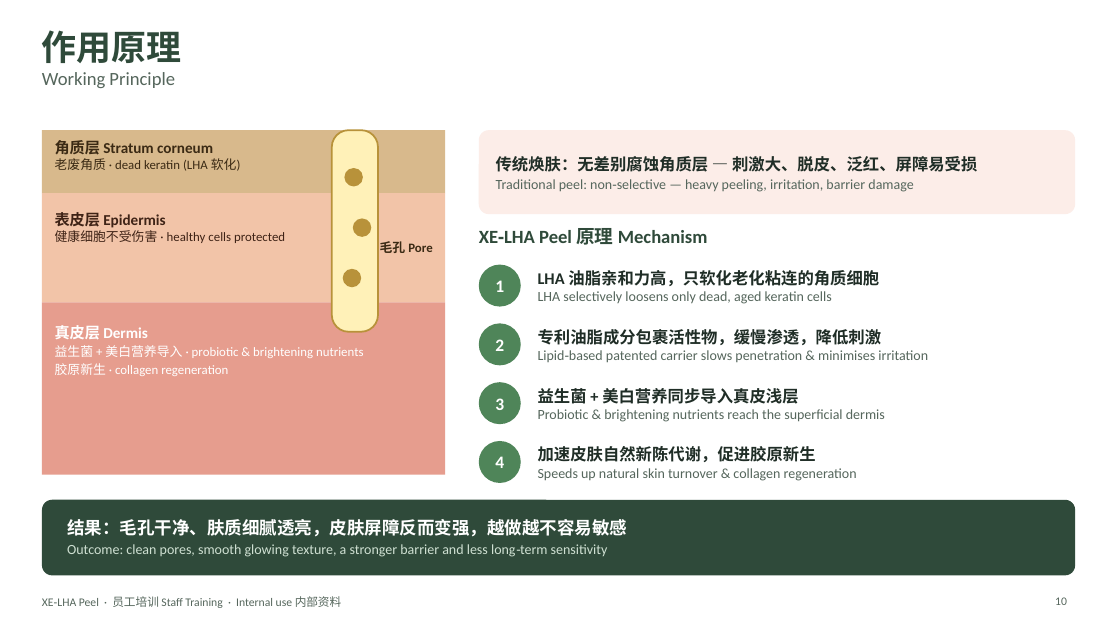
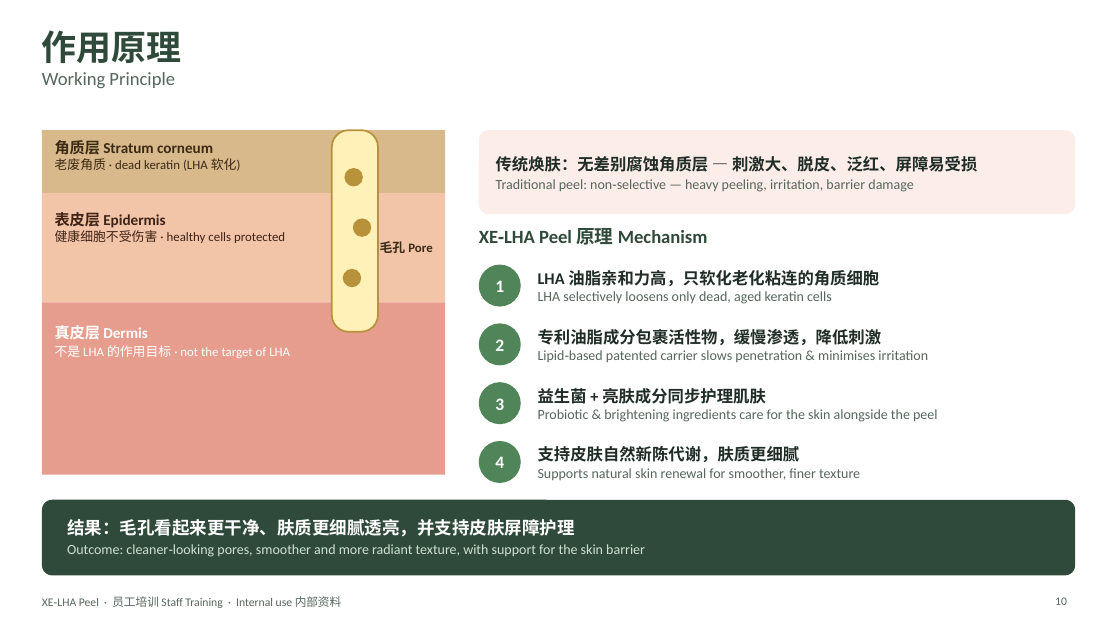
Before and after one commit to wanxinlee/cautious-computing-machine, a slide deck: slide 10 of XE-LHA-Peel-Staff-Training.pptx. Drawn at 1120x630 pixels with LibreOffice and Linux fonts; fonts in the diff are those of the drawing. Boxes give left, top, right and bottom in pixels: in the first picture for what was removed or moved away, otherwise in the second. Text is boxed around its words. In the diff, an @@ line names an element or a change of style, - is before the commit and + after.

```diff
--- a/XE-LHA-Peel-Staff-Training.pptx
+++ b/XE-LHA-Peel-Staff-Training.pptx
@@ text at box(55, 345, 290, 358): text changed @@
-益生菌 + 美白营养导入 · probiotic & brightening nutrients
-胶原新生 · collagen regeneration
+不是 LHA 的作用目标 · not the target of LHA
@@ text at box(538, 388, 937, 422): text changed @@
-益生菌 + 美白营养同步导入真皮浅层
-Probiotic & brightening nutrients reach the superficial dermis
+益生菌 + 亮肤成分同步护理肌肤
+Probiotic & brightening ingredients care for the skin alongside the peel
@@ text at box(538, 446, 860, 480): text changed @@
-加速皮肤自然新陈代谢，促进胶原新生
-Speeds up natural skin turnover & collagen regeneration
+支持皮肤自然新陈代谢，肤质更细腻
+Supports natural skin renewal for smoother, finer texture
@@ text at box(67, 519, 645, 557): text changed @@
-结果：毛孔干净、肤质细腻透亮，皮肤屏障反而变强，越做越不容易敏感
-Outcome: clean pores, smooth glowing texture, a stronger barrier and less long‑term sensitivity
+结果：毛孔看起来更干净、肤质更细腻透亮，并支持皮肤屏障护理
+Outcome: cleaner‑looking pores, smoother and more radiant texture, with support for the skin barrier
```
Also in this commit, not shown: 2 other slides changed, 18 slides added, 2 slides removed.
